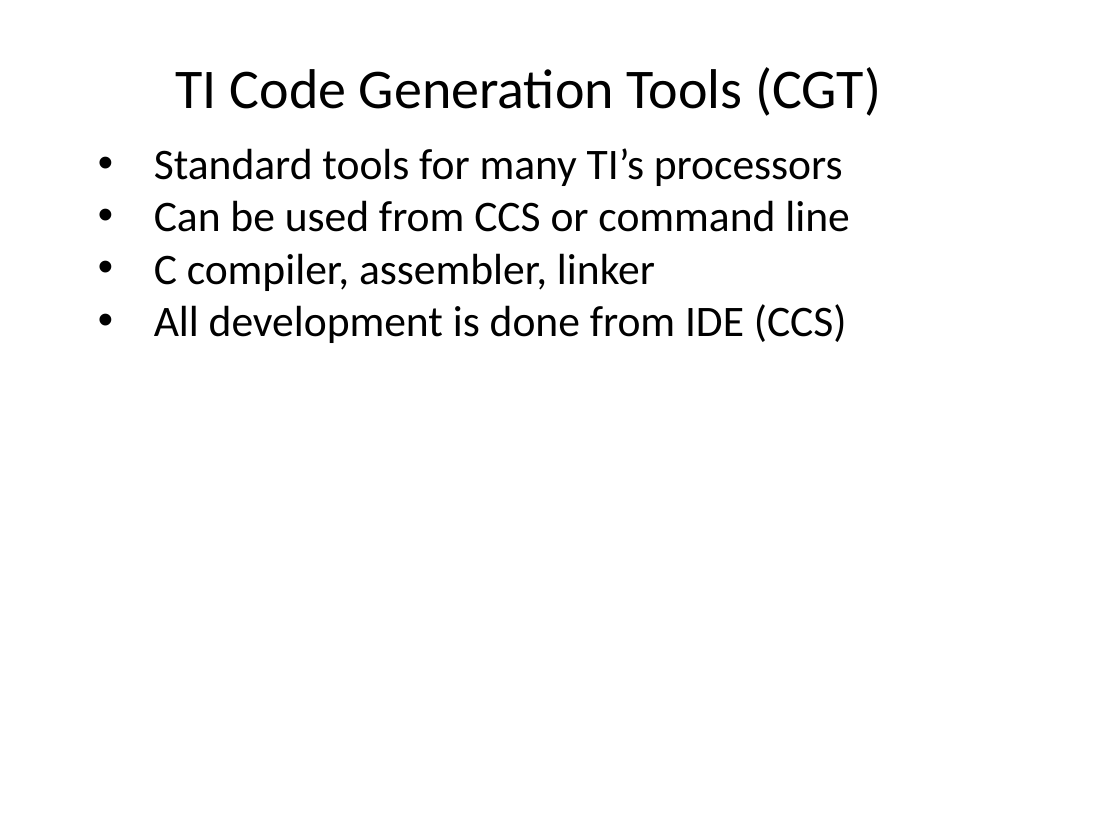
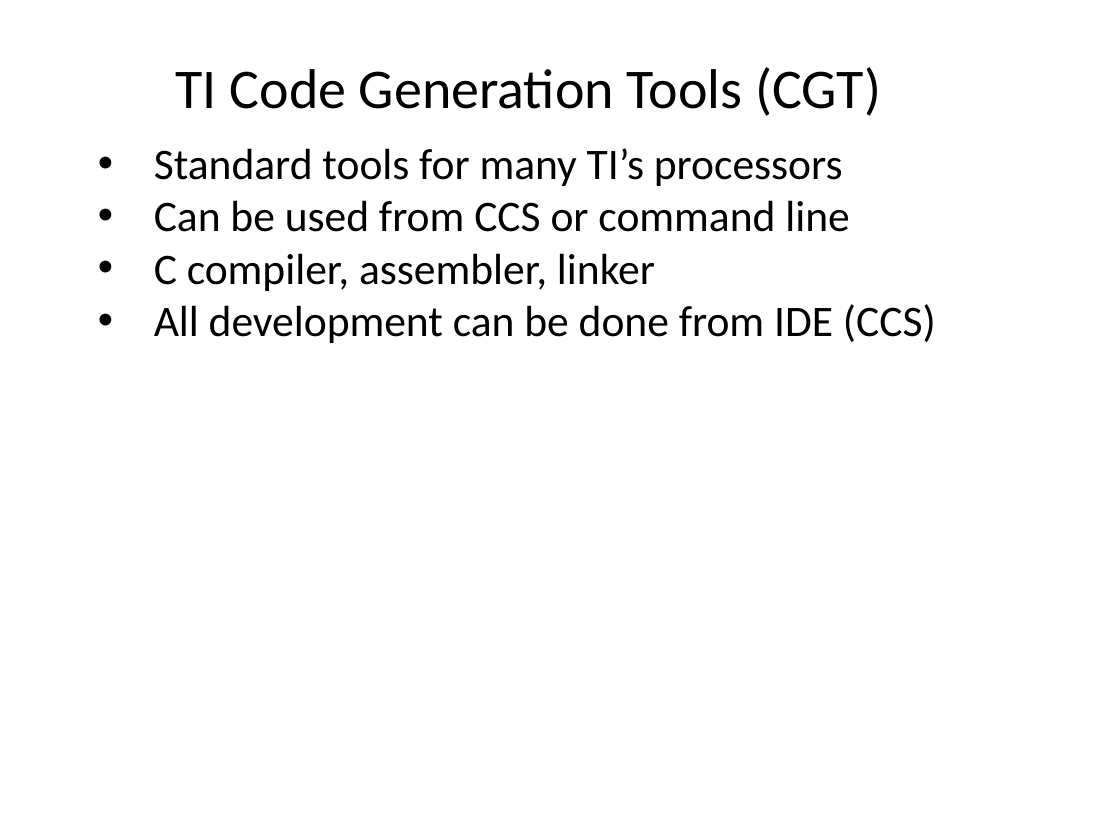
Before and after one commit to hari1989/keystone-workshop, a slide deck: slide 40 of preliminary/Working/presentations/Sitara/PRU in Sitara Device.pptx. Drawn at 1120x840 pixels with LibreOffice and Linux fonts; fonts in the diff are those of the drawing. Boxes give left, top, right and bottom in pixels: in the first picture for what was removed or moved away, otherwise in the second. Text is boxed around its words. In the diff, an @@ line names an element or a change of style, - is before the commit and + after.

```diff
--- a/preliminary/Working/presentations/Sitara/PRU in Sitara Device.pptx
+++ b/preliminary/Working/presentations/Sitara/PRU in Sitara Device.pptx
@@ text at <box>154,304,936,343</box>: text changed @@
-• All development is done from IDE (CCS)
+• All development can be done from IDE (CCS)
```
Also in this commit, not shown: 12 other slides changed, 1 slide added.
